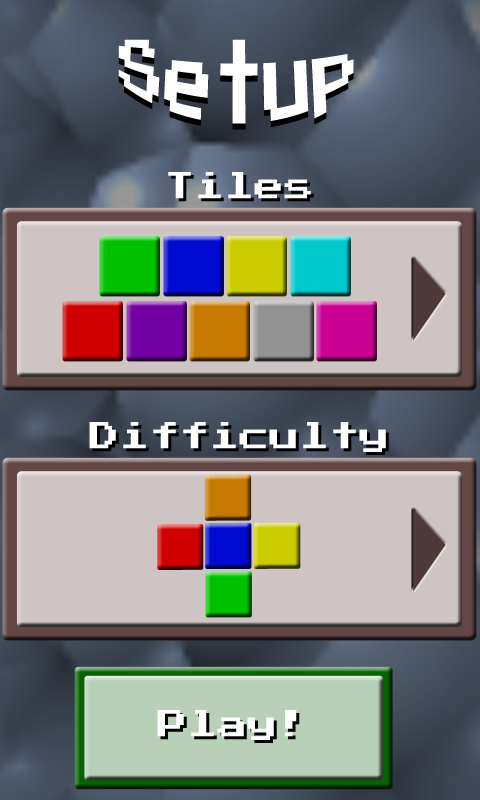
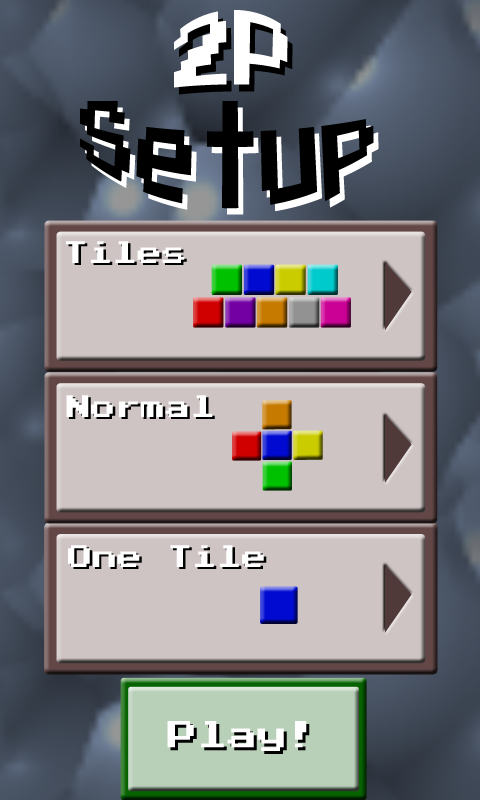
Revision of a layered 480 × 800 image; what changed, layer by layer:
moved "Setup" (1st of 2) out of group "Versus", painted on it over <box>80,39,374,209</box>
moved "Setup" (2nd of 2) out of group "Versus", painted on it over <box>85,45,379,215</box>
painted on "Shape 1 copy" (1st of 5, in "Theme") over <box>16,221,462,377</box>
painted on "Shape 1" (1st of 5, in "Theme") over <box>2,207,477,391</box>
painted on "Shape 1 copy" (2nd of 5, in "Difficulty") over <box>16,383,462,627</box>
painted on "Shape 1" (2nd of 5, in "Difficulty") over <box>2,372,477,641</box>
added group "One Tile" (1st of 3) with 18 layers above "Three Tiles" over <box>44,493,464,675</box>
added layer "Shape 1 copy" (3rd of 5, in "One Tile") in group "One Tile" over <box>56,534,426,664</box>
added layer "Shape 1" (3rd of 5, in "One Tile") in group "One Tile" over <box>44,523,438,675</box>
added group "Three Tiles" (1st of 3) with 18 layers above "Stream" over <box>44,493,464,675</box>
renamed "Difficulty" to "Shape 2 copy 4", hid it, moved it into group "Tiles", painted on it over <box>92,425,389,598</box>
renamed "Difficulty" to "Shape 2 copy 8", hid it, moved it into group "Tiles", painted on it over <box>89,422,464,639</box>
renamed "Shape 2 copy 7" to "Shape 3", moved it into group "Three Tiles", painted on it over <box>290,236,412,633</box>
renamed "Shape 2 copy 6" to "Shape 1 copy", moved it into group "Three Tiles", painted on it over <box>56,236,426,664</box>
renamed "Shape 2 copy 5" to "Shape 1", moved it into group "Three Tiles", painted on it over <box>44,236,438,675</box>
added group "Stream" (1st of 3) with 18 layers above "Play" over <box>44,493,464,675</box>
added layer "Shape 1 copy" (5th of 5, in "Stream") in group "Stream" over <box>56,534,426,664</box>
added layer "Shape 1" (5th of 5, in "Stream") in group "Stream" over <box>44,523,438,675</box>
…and 49 more changes (29 added, 2 moved_by, 17 painted, 1 removed, 4 renamed, 4 stack, 2 visibility)
